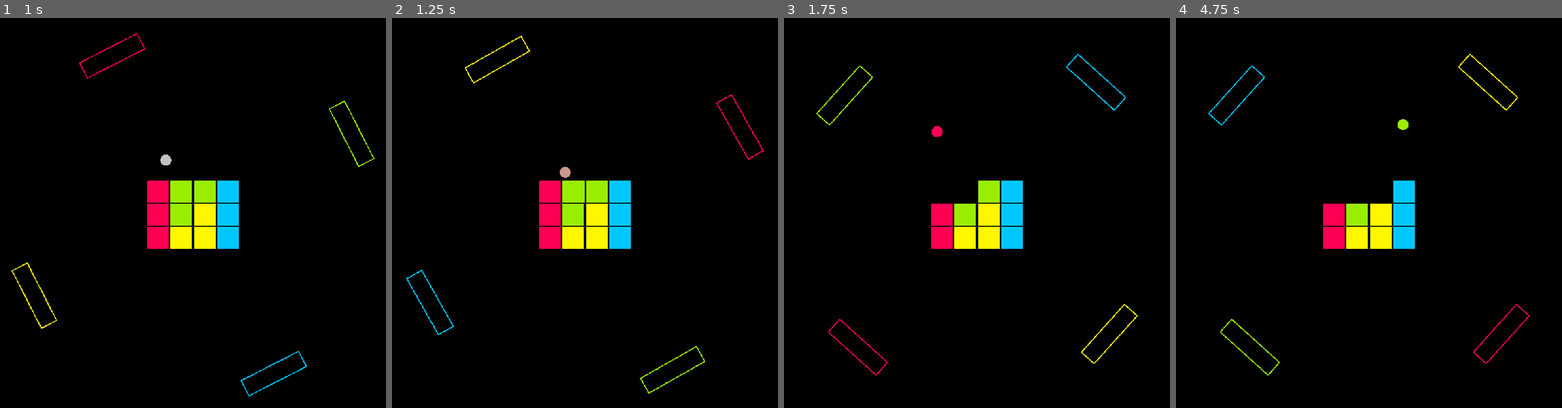
Above: before the commit, frames 1-4 (left to right).
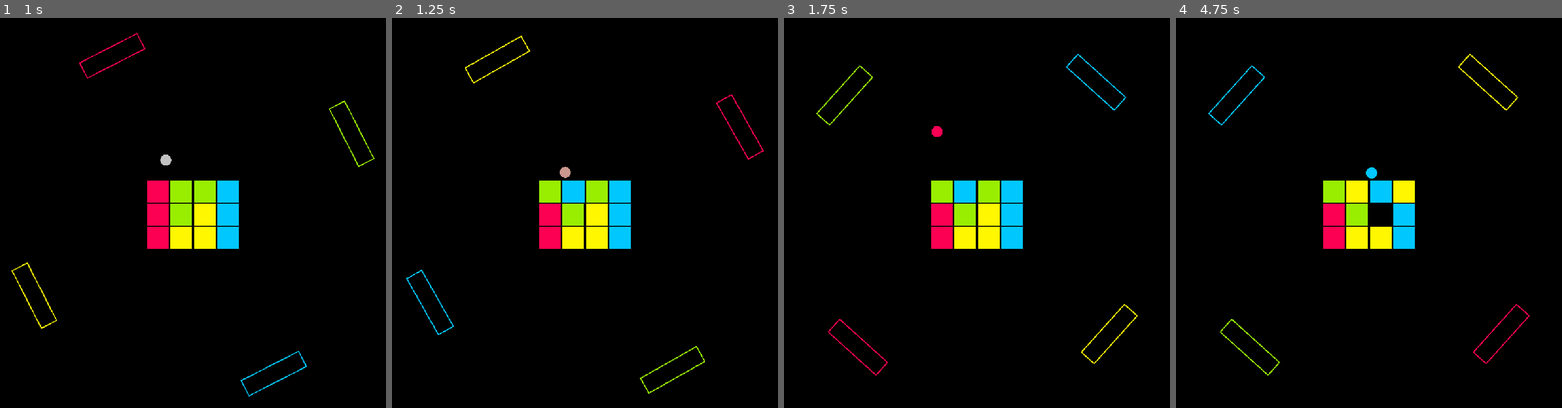
Above: after the commit, the same moments.

Repository: ericvennemeyer/maxxout
Game: Godot game, scene res://game.tscn
The game is run twice, just before and just after one commit, with the same random seed, the same clock (stepped at 60 frames per second) and the same inputs.
Inputs:
- Up to frame 1 (1 s): hold D (rotate_right) from 0.53 s (still down)
- Up to frame 2 (1.25 s): keep holding D (rotate_right)
- Up to frame 3 (1.75 s): release D (rotate_right) at 1.28 s; hold A (rotate_left) from 1.28 s (still down)
- Up to frame 4 (4.75 s): release A (rotate_left) at 2.03 s; hold D (rotate_right) 2.03-3.53 s; hold A (rotate_left) from 3.53 s (still down)

Frame 1 is identical in both runs. In frame 2, 0.6% of the frame differs, in the area x 38-50%, y 41-48%; in frame 3, 0.6%; in frame 4, 1.7%, in the area x 38-62%, y 25-54%.

Commit message:
Blocks now cycle through colors when hit until end of enum, then they are destroyed

Diff:
--- a/ball.gd
+++ b/ball.gd
@@ -42,8 +42,8 @@
 	elif area is Block:
 		collided = true
 
-		area.destroy()
-
 		color_data = area.color_data
 		var tween = get_tree().create_tween()
 		tween.tween_property(sprite_2d, "modulate", color_data, 0.2)
+
+		area.destroy()
--- a/block.gd
+++ b/block.gd
@@ -11,10 +11,10 @@
 
 
 func _ready() -> void:
-	set_paddle_color()
+	set_block_color()
 
 
-func set_paddle_color() -> void:
+func set_block_color() -> void:
 	match block_color:
 		BlockColor.RED:
 			color_data = Global.red
@@ -34,4 +34,10 @@
 	var tween = get_tree().create_tween()
 	tween.set_trans(Tween.TRANS_SPRING)
 	tween.tween_property(self, "scale", scale * 1.2, 0.2)
-	tween.tween_callback(queue_free)
+
+	block_color += 1
+	if block_color >= BlockColor.size():
+		tween.tween_callback(queue_free)
+	else:
+		set_block_color()
+		tween.tween_property(self, "scale", Vector2(1.0, 1.0), 0.1)
